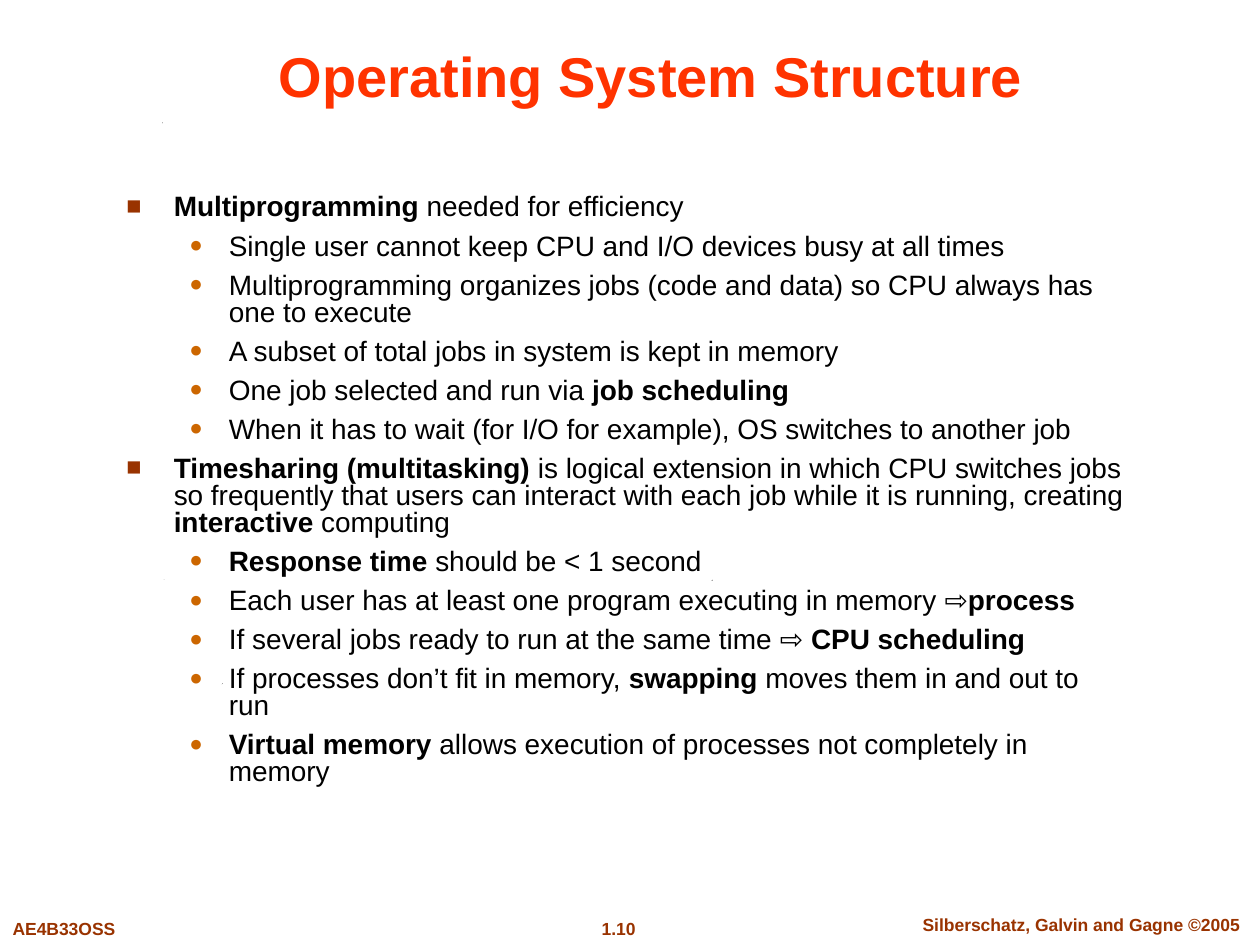
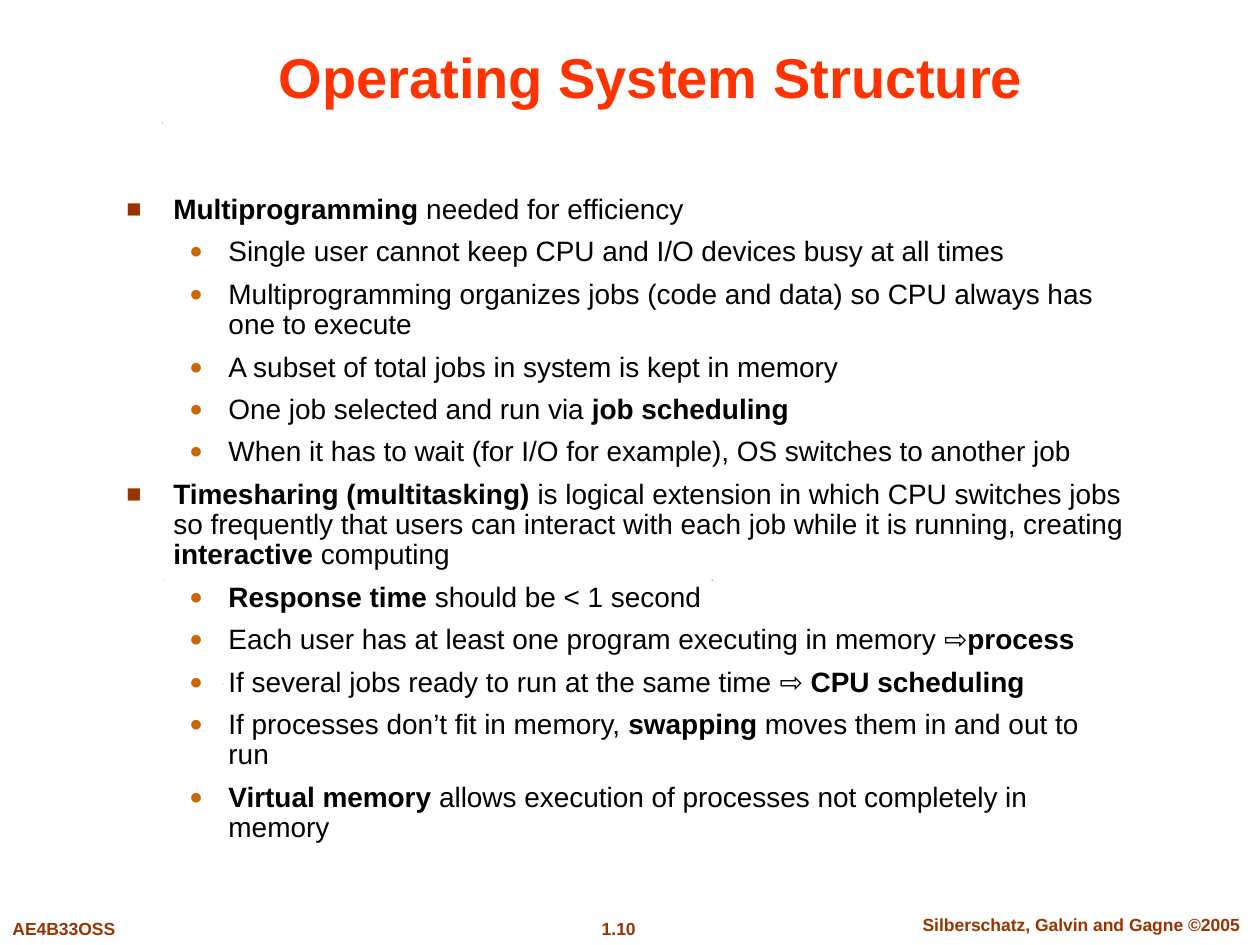
Before and after one commit to springefrei2018/OS-Lab-Aug-2018, a slide deck: slide 10 of lectures/lecture1-Introduction.ppt. Drawn at 1260x945 pixels with LibreOffice and Linux fonts; fonts in the diff are those of the drawing. Boxes give left, top, right and bottom in pixels: in the first picture for what was removed or moved away, otherwise in the second. Text is boxed around its words. In the diff, an @@ line names an element or a change of style, - is before the commit and + after.

```diff
--- a/lectures/lecture1-Introduction.ppt
+++ b/lectures/lecture1-Introduction.ppt
@@ text "Multiprogramming needed for efficiency" at (173,198,1122,842): indent changed; line spacing 0.8 to 0.9 @@
```
Also in this commit, not shown: 11 other slides changed.
